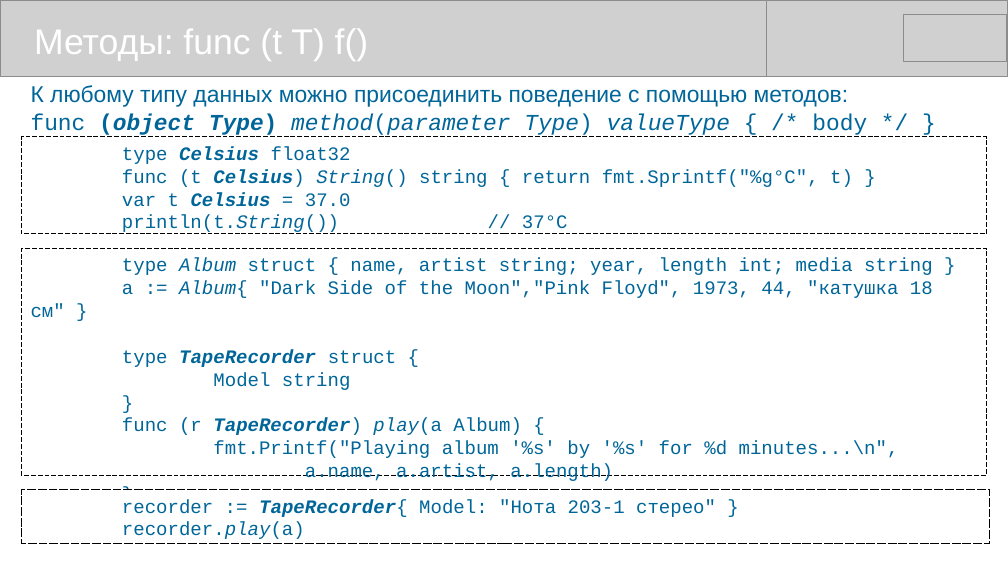
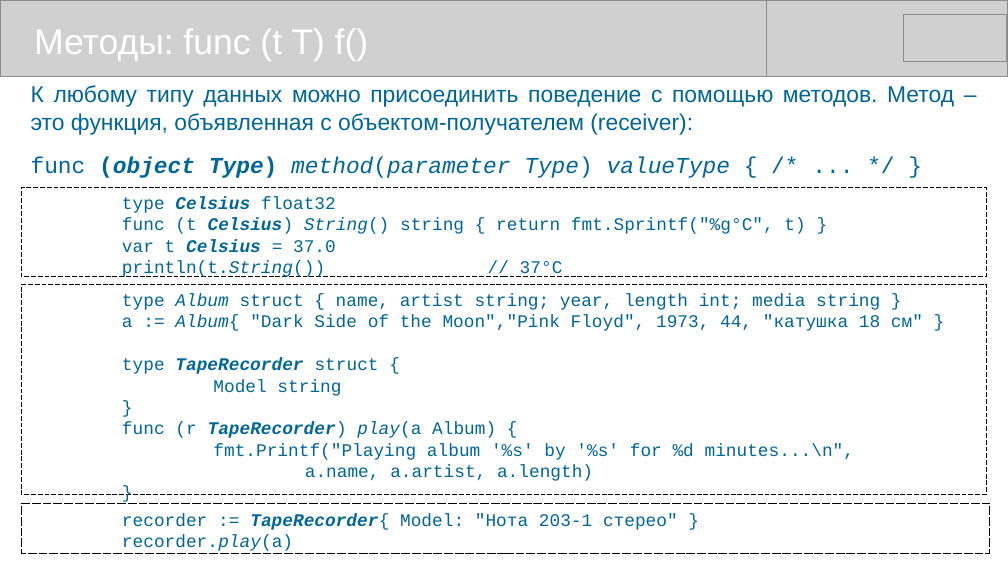
Before and after one commit to mike-shock/Go_language, a slide deck: slide 26 of Go_Preview.odp. Drawn at 1008x567 pixels with LibreOffice and Linux fonts; fonts in the diff are those of the drawing; grey boxes stand for pictures. Boxes give left, top, right and bottom in pixels: in the first picture for what was removed or moved away, otherwise in the second. Text is boxed around its words. In the diff, an @@ line names an element or a change of style, - is before the commit and + after.

```diff
--- a/Go_Preview.odp
+++ b/Go_Preview.odp
@@ text at (31,85,954,178): text changed @@
-К любому типу данных можно присоединить поведение с помощью методов:
-func (object Type) method(parameter Type) valueType { /* body */ }
+К любому типу данных можно присоединить поведение с помощью методов. Метод – это функция, объявленная с объектом-получателем (receiver):
+func (object Type) method(parameter Type) valueType { /* ... */ }
@@ size 15 to 14 pt in 3 elements at (22,504,991,553), (22,284,987,495), (22,188,987,277) @@
@@ rectangle "type Celsius float32": place and size @@
-rectangle "type Celsius float32" at (22,137,987,234)
+rectangle "type Celsius float32" at (22,188,987,277)
@@ rectangle "type Album struct { name, ...": place and size @@
-rectangle "type Album struct { name, ..." at (22,249,987,476)
+rectangle "type Album struct { name, ..." at (22,284,987,495)
@@ rectangle "recorder := TapeRecorder{ Model: "Нота ...": place and size @@
-rectangle "recorder := TapeRecorder{ Model: "Нота ..." at (22,490,991,544)
+rectangle "recorder := TapeRecorder{ Model: "Нота ..." at (22,504,991,553)
```
Also in this commit, not shown: 9 other slides changed, 1 other file.
